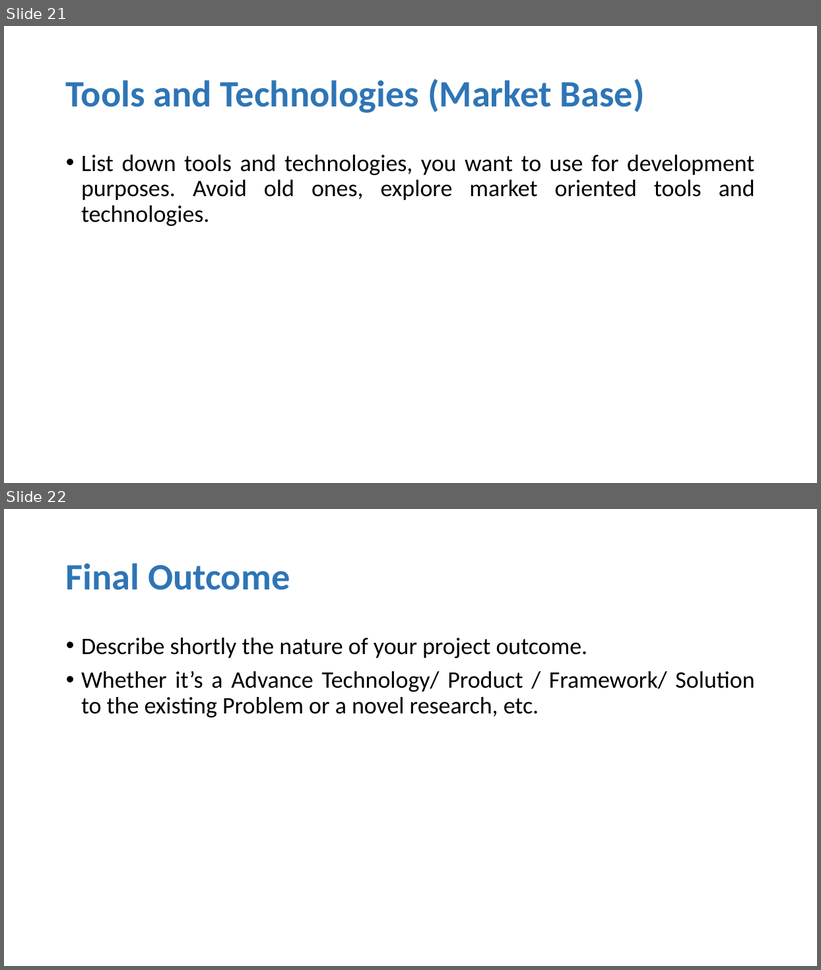
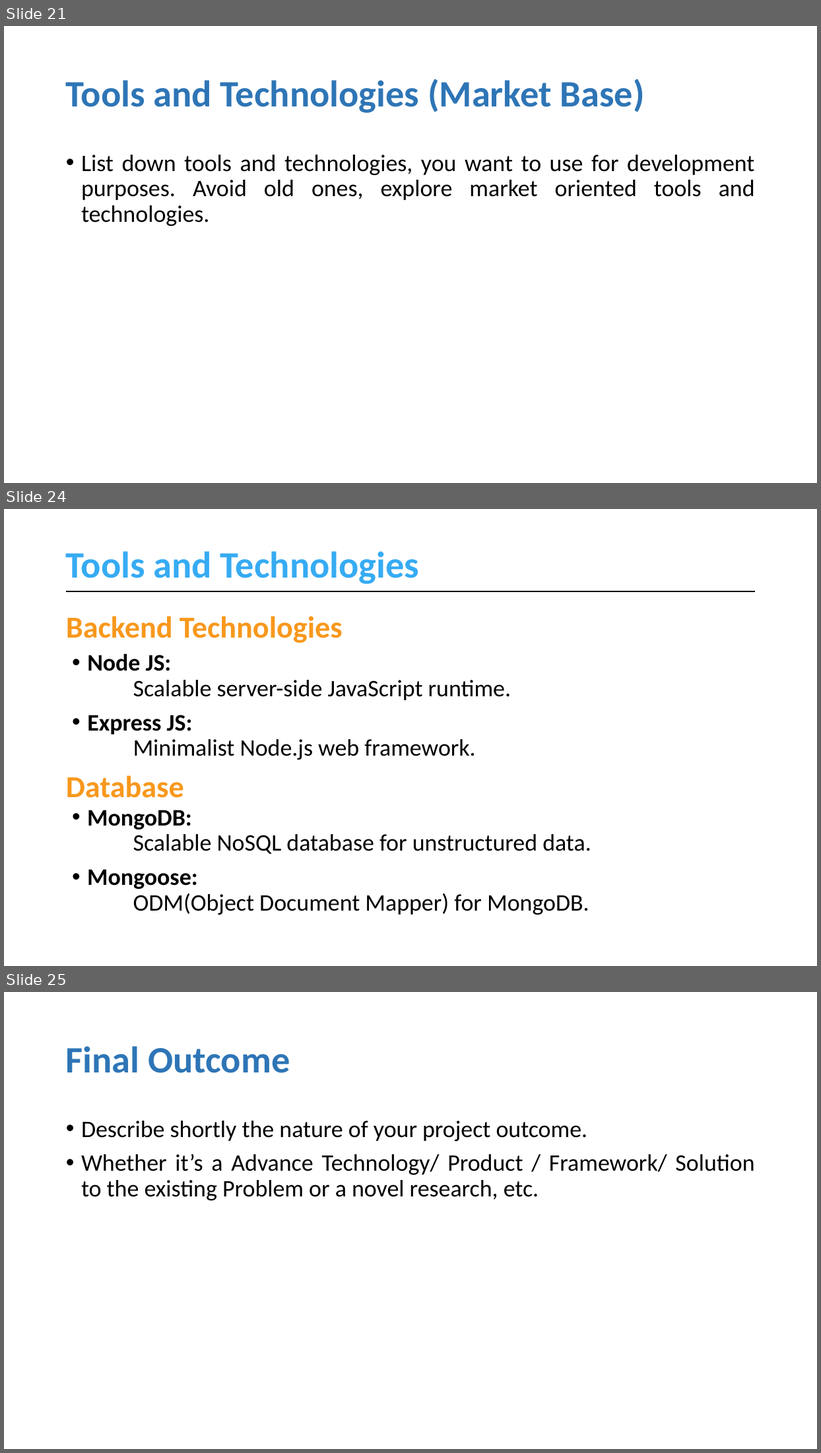
Before and after one commit to muhammadahsanmirza/fyp-constituency-connect, a slide deck: 4- Idea Evaluation/Idea Evaluation Slides (Filled).pptx. Shown one above the other, each under a label of ours: slides 21 and 22 before the commit, slides 21, 24 and 25 after it; the slides between them are not shown. The pictures are 821x970 and 821x1453 pixels, drawn with LibreOffice and Linux fonts; fonts in the diff are those of the drawing. Boxes give left, top, right and bottom in pixels: in the first picture for what was removed or moved away, otherwise in the second. Text is boxed around its words. In the diff, an @@ line names an element or a change of style, - is before the commit and + after.

Commit message:
Add Benchmarking table and Tools & Technologies

```diff
--- a/4- Idea Evaluation/Idea Evaluation Slides (Filled).pptx
+++ b/4- Idea Evaluation/Idea Evaluation Slides (Filled).pptx
@@ slide 24 added at (4, 509, 817, 966), background #FFFFFF @@
@@ title added at (66, 551, 420, 584), 44 pt, text #36ABF3, bold @@
+Tools and Technologies
@@ line added from (66, 591) to (756, 591), #000000 2.25 pt @@
@@ text added at (66, 616, 343, 643), 36 pt, text #F8981C, bold @@
+Backend Technologies
@@ text added at (87, 654, 511, 760), 28 pt, text #000000 @@
+• Node JS:
+  Scalable server-side JavaScript runtime.
+• Express JS:
+  Minimalist Node.js web framework.
@@ text added at (66, 776, 184, 798), 36 pt, text #F8981C, bold @@
+Database
@@ text added at (87, 810, 591, 915), 28 pt, text #000000 @@
+• MongoDB:
+  Scalable NoSQL database for unstructured data.
+• Mongoose:
+  ODM(Object Document Mapper) for MongoDB.
@@ what was slide 22 is now slide 25 @@
```
Also in this commit, not shown: 1 slide changed, 2 other slides added.
